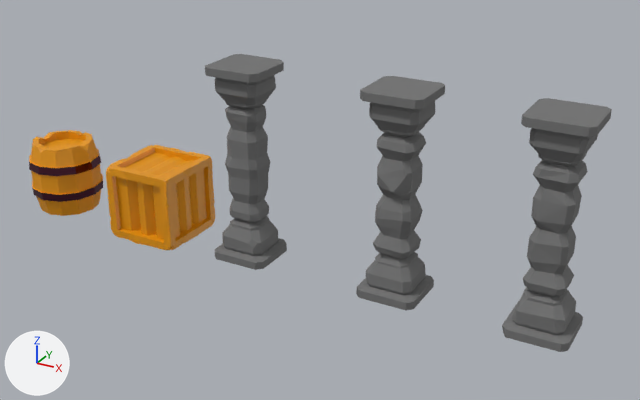
The Blender file udemy-blender/barrel.blend: old version first, new version second.
One viewpoint serves both versions: a 50 mm camera at (6.91, -10.35, 6.32) aimed at (1.11, 0.2, 1.05). The axes (+X, +Y, +Z) are drawn at lower left. The lights are the same throughout.

The first picture shows 'barrel', 'crate', 'pillar', 'pillar.001', 'pillar.002'.
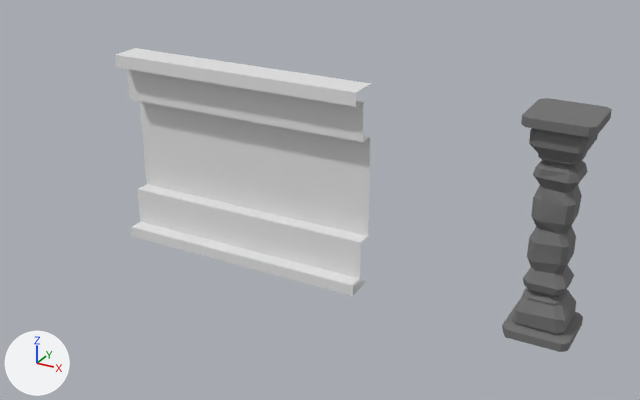
What differs and where, as boxes [x1, y1, x2, y2] in the pictures (640 x 400 px):
```json
{"object": "Plane", "change": "added", "after": [115, 48, 371, 296]}
{"object": "pillar", "change": "hidden", "before": [356, 76, 445, 310]}
{"object": "pillar.001", "change": "hidden", "before": [205, 54, 287, 270]}
{"object": "crate", "change": "hidden", "before": [106, 145, 215, 250], "on screen": "orange"}
{"object": "barrel", "change": "hidden", "before": [29, 130, 103, 216], "on screen": "orange"}
```

The change, as JSON lines over the scene's bpy script:
```json
{"op": "add", "block": "me_plane", "code": ["me_plane = bpy.data.meshes.new('Plane')", "me_plane.from_pydata(...)  # 32 vertices, 15 faces; spans x -2.0..2.0, y -2.0..1.0, z 0.0..0.46"]}
{"op": "add", "block": "ob_barrel", "code": "ob_barrel.hide_set(True)"}
{"op": "add", "block": "ob_crate", "code": "ob_crate.hide_set(True)"}
{"op": "add", "block": "ob_pillar_001", "code": "ob_pillar_001.hide_set(True)"}
{"op": "add", "block": "ob_pillar", "code": "ob_pillar.hide_set(True)"}
{"op": "add", "block": "ob_plane", "code": ["ob_plane = bpy.data.objects.new('Plane', me_plane)", "ob_plane.location = (0.0, 0.0, 2.0)", "ob_plane.rotation_euler = (1.571, 0.0, 0.0)  # degrees (90, 0, 0)"]}
```
